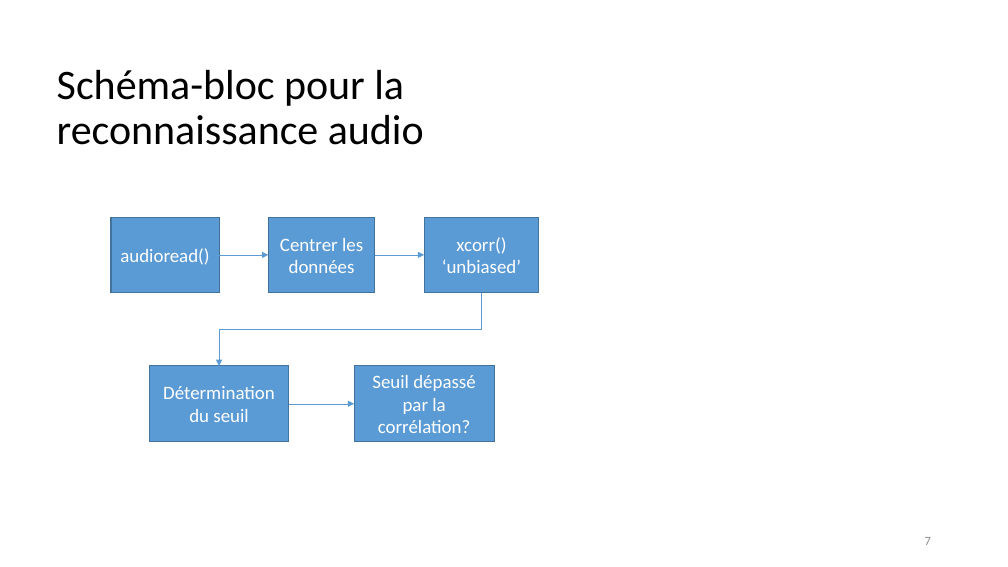
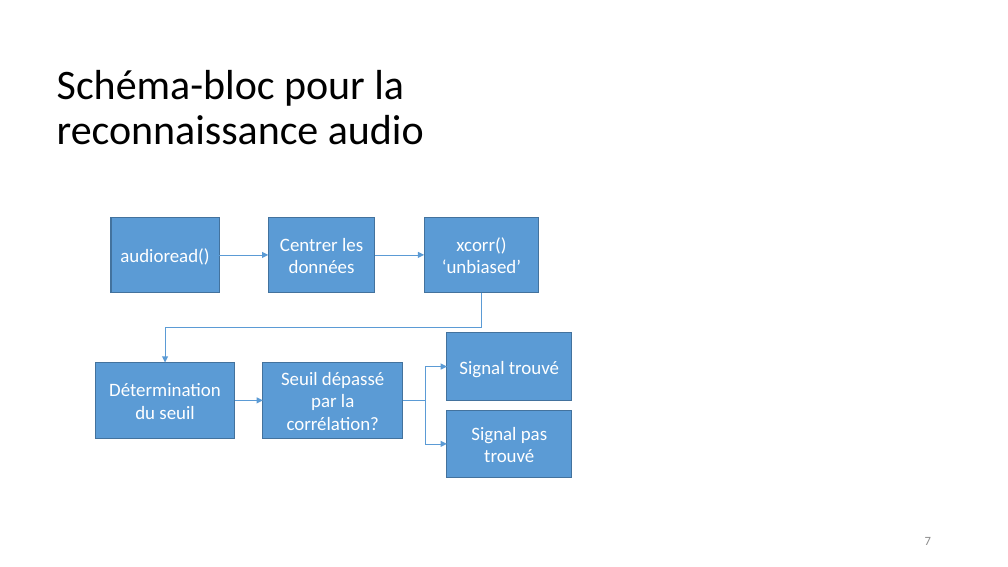
Before and after one commit to pgarneau/s4_app4, a slide deck: slide 7 of Présentation/Présentation_APP4S4.pptx. Drawn at 1008x567 pixels with LibreOffice and Linux fonts; fonts in the diff are those of the drawing; background and template pictures are left out. Boxes give left, top, right and bottom in pixels: in the first picture for what was removed or moved away, otherwise in the second. Text is boxed around its words. In the diff, an @@ line names an element or a change of style, - is before the commit and + after.

Commit message:
Update pptx

```diff
--- a/Présentation/Présentation_APP4S4.pptx
+++ b/Présentation/Présentation_APP4S4.pptx
@@ elbow arrow moved from (482, 293) - (219, 366) to (482, 293) - (165, 363) @@
@@ rectangle added at (447,333,572,400), fill #5B9BD5, outline #43739E 1 pt, 18 pt, text #FFFFFF @@
+Signal trouvé
@@ rectangle "Détermination du seuil": place and size @@
-rectangle "Détermination du seuil" at (149,366,289,442)
+rectangle "Détermination du seuil" at (95,363,235,439)
@@ rectangle "Seuil dépassé par la corrélation?": place and size @@
-rectangle "Seuil dépassé par la corrélation?" at (355,366,495,442)
+rectangle "Seuil dépassé par la corrélation?" at (263,363,403,439)
@@ elbow arrow added from (403, 401) to (447, 367), #5B9BD5 0.5 pt @@
@@ arrow moved from (289, 404) - (355, 404) to (235, 401) - (263, 401) @@
@@ elbow arrow added from (403, 401) to (447, 444), #5B9BD5 0.5 pt @@
@@ rectangle added at (447,410,572,477), fill #5B9BD5, outline #43739E 1 pt, 18 pt, text #FFFFFF @@
+Signal pas trouvé
```
Also in this commit, not shown: 3 other slides changed, 2 other files.
